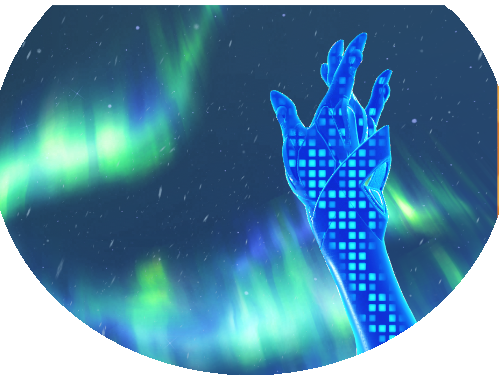
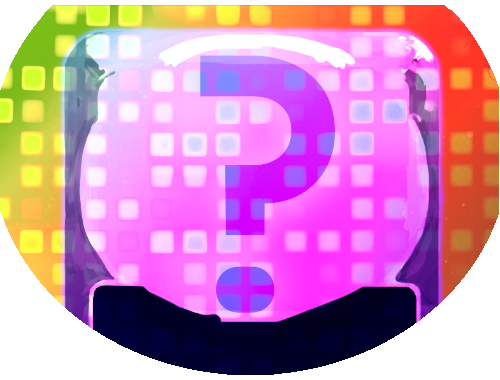
Two versions of the same layered image (500 x 380). Layer-by-layer changes:
added layer "power template" above "auto reload" over (0, 5, 499, 375)
